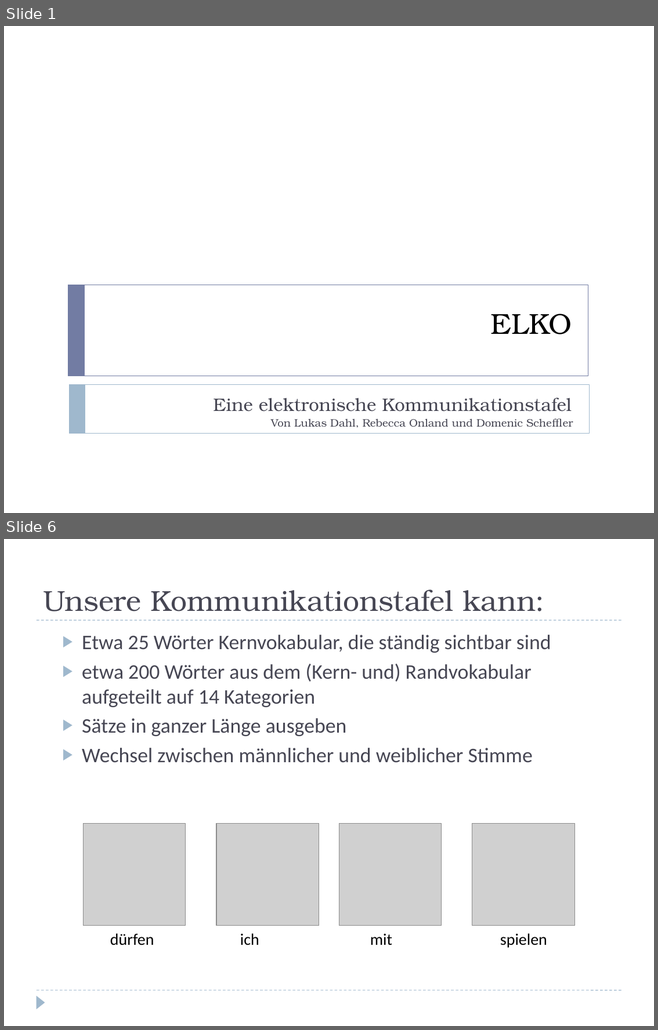
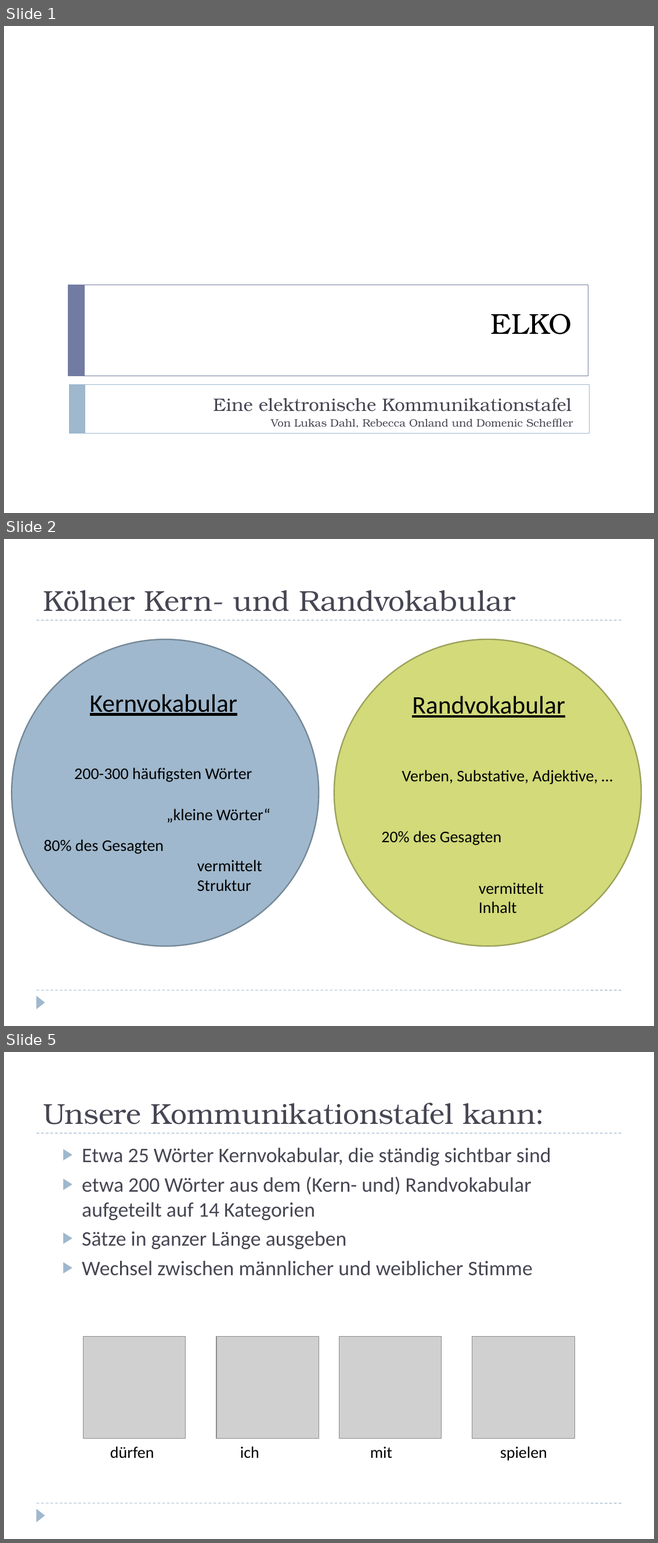
Before and after one commit to beccithepotterhead/ELKOnew, a slide deck: src/ELKO.pptx. Shown one above the other, each under a label of ours: slides 1 and 6 before the commit, slides 1, 2 and 5 after it; the slides between them are not shown. The pictures are 658x1030 and 658x1543 pixels, drawn with LibreOffice and Linux fonts; fonts in the diff are those of the drawing; grey boxes stand for pictures. Boxes give left, top, right and bottom in pixels: in the first picture for what was removed or moved away, otherwise in the second. Text is boxed around its words. In the diff, an @@ line names an element or a change of style, - is before the commit and + after.

```diff
--- a/src/ELKO.pptx
+++ b/src/ELKO.pptx
@@ slide 2 added at (4,539,654,1026), background #FFFFFF; not listed: 3 template elements that a slide beside it also shows @@
@@ title added at (43,590,515,611), 32 pt, text #464653 @@
+Kölner Kern- und Randvokabular
@@ ellipse added at (12,640,318,946), fill #9FB8CD, outline #768898 1.5 pt @@
@@ ellipse added at (334,640,641,946), fill #D2DA7A, outline #9BA15A 1.5 pt @@
@@ text added at (90,694,237,716), 28 pt, text #000000, underline @@
+Kernvokabular
@@ text added at (412,696,565,718), 28 pt, text #000000, underline @@
+Randvokabular
@@ text added at (74,768,252,782), 18 pt, text #000000 @@
+200-300 häufigsten Wörter
@@ text added at (402,770,597,784), 18 pt, text #000000 @@
+Verben, Substative, Adjektive, …
@@ text added at (166,809,270,823), 18 pt, text #000000 @@
+„kleine Wörter“
@@ text added at (381,831,501,845), 18 pt, text #000000 @@
+20% des Gesagten
@@ text added at (43,839,164,854), 18 pt, text #000000 @@
+80% des Gesagten
@@ text added at (197,860,262,891), 18 pt, text #000000 @@
+vermittelt Struktur
@@ text added at (478,882,543,913), 18 pt, text #000000 @@
+vermittelt Inhalt
@@ what was slide 6 is now slide 5 @@
```
Also in this commit, not shown: 5 slides changed, 1 other slide added.
